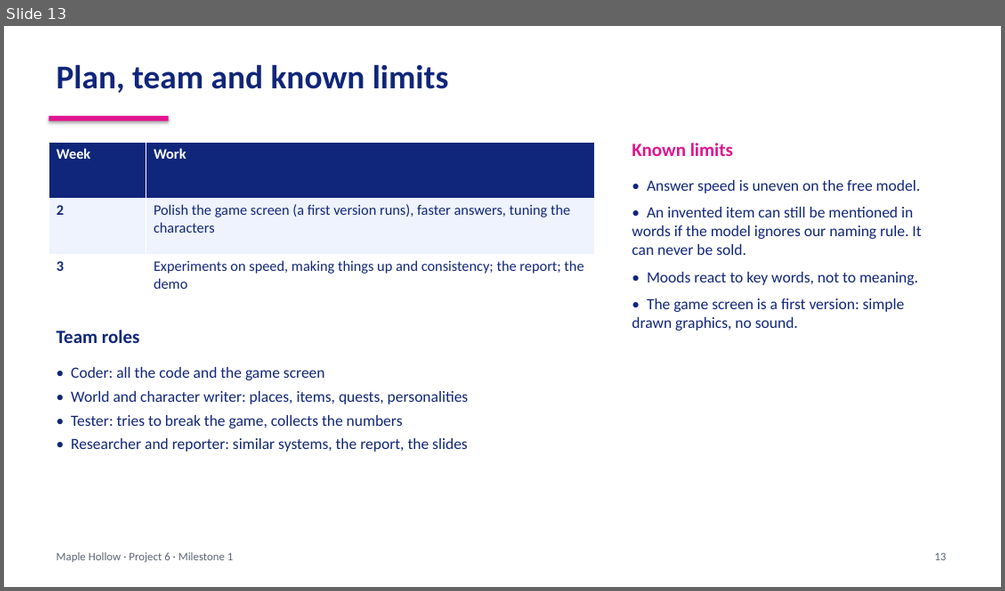
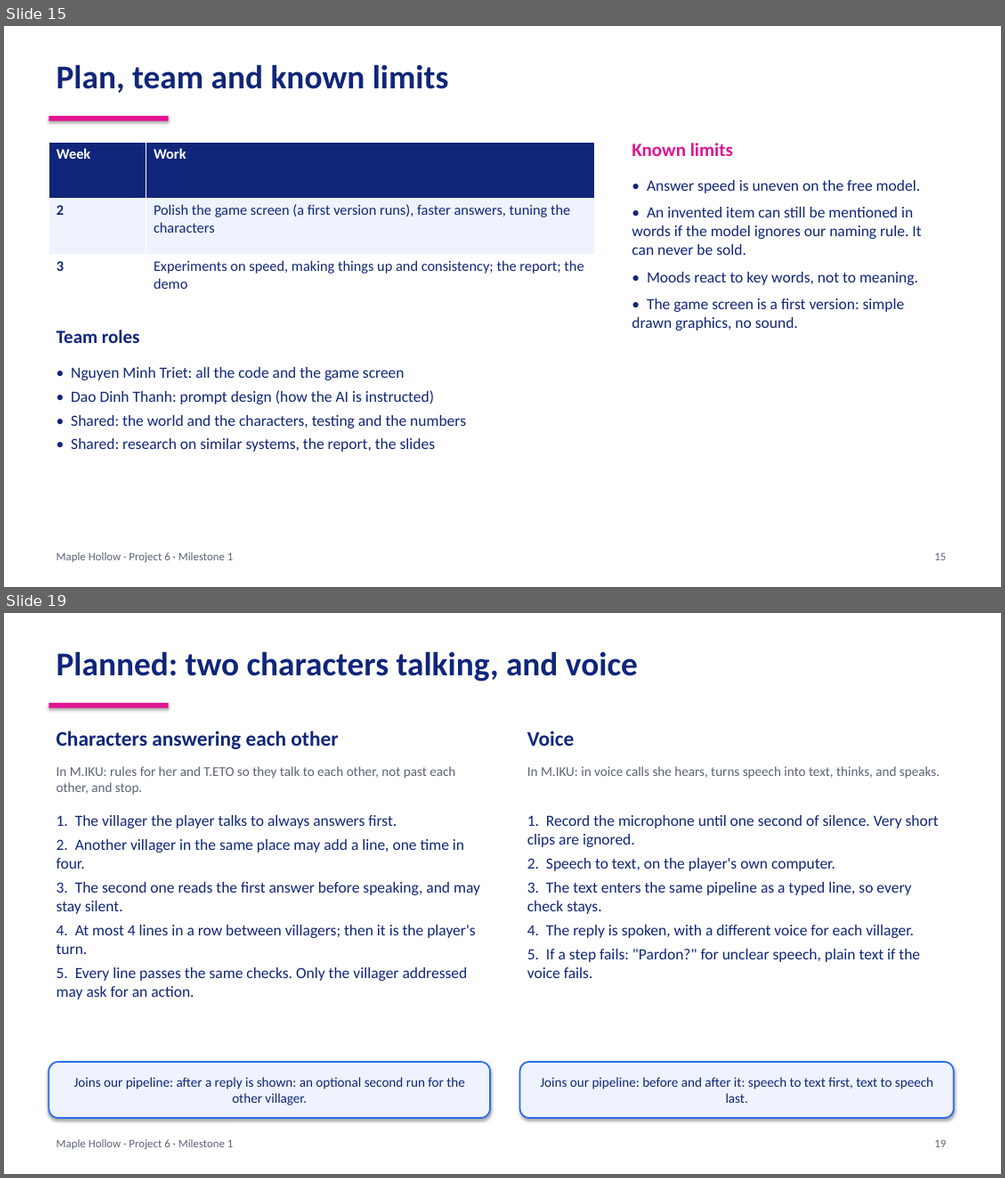
Before and after one commit to MakiseKirusu/Generative_AI_NPC_Dialogue_System, a slide deck: docs/Milestone1_slides.pptx. Shown one above the other, each under a label of ours: slide 13 before the commit, slides 15 and 19 after it; the slides between them are not shown. The pictures are 1005x591 and 1005x1178 pixels, drawn with LibreOffice and Linux fonts; fonts in the diff are those of the drawing. Boxes give left, top, right and bottom in pixels: in the first picture for what was removed or moved away, otherwise in the second. Text is boxed around its words. In the diff, an @@ line names an element or a change of style, - is before the commit and + after.

Commit message:
Update NPC dialogue system: new docs, slides, scenarios, and game/brain changes

```diff
--- a/docs/Milestone1_slides.pptx
+++ b/docs/Milestone1_slides.pptx
@@ slide 19 added at (x1=4, y1=613, x2=1001, y2=1174), background #FFFFFF @@
@@ text added at (x1=57, y1=651, x2=638, y2=682), 32 pt, text #10267A, bold @@
+Planned: two characters talking, and voice
@@ rectangle added at (x1=48, y1=703, x2=169, y2=708), fill #E0148F @@
@@ text added at (x1=57, y1=730, x2=338, y2=749), 20 pt, text #10267A, bold @@
+Characters answering each other
@@ text added at (x1=527, y1=730, x2=574, y2=746), 20 pt, text #10267A, bold @@
+Voice
@@ text added at (x1=57, y1=766, x2=455, y2=795), 13 pt, text #5B6475 @@
+In M.IKU: rules for her and T.ETO so they talk to each other, not past each other, and stop.
@@ text added at (x1=527, y1=766, x2=939, y2=779), 13 pt, text #5B6475 @@
+In M.IKU: in voice calls she hears, turns speech into text, thinks, and speaks.
@@ text added at (x1=57, y1=815, x2=480, y2=999), 15 pt, text #10267A @@
+1. The villager the player talks to always answers first.
+2. Another villager in the same place may add a line, one time in four.
+3. The second one reads the first answer before speaking, and may stay silent.
+4. At most 4 lines in a row between villagers; then it is the player's turn.
+5. Every line passes the same checks. Only the villager addressed may ask for an action.
@@ text added at (x1=527, y1=815, x2=938, y2=978), 15 pt, text #10267A @@
+1. Record the microphone until one second of silence. Very short clips are ignored.
+2. Speech to text, on the player's own computer.
+3. The text enters the same pipeline as a typed line, so every check stays.
+4. The reply is spoken, with a different voice for each villager.
+5. If a step fails: "Pardon?" for unclear speech, plain text if the voice fails.
@@ rounded rectangle added at (x1=48, y1=1062, x2=490, y2=1118), fill #EEF3FD, outline #2A6CF0 1.5 pt, 13 pt, text #10267A @@
+Joins our pipeline: after a reply is shown: an optional second run for the other villager.
@@ rounded rectangle added at (x1=520, y1=1062, x2=954, y2=1118), fill #EEF3FD, outline #2A6CF0 1.5 pt, 13 pt, text #10267A @@
+Joins our pipeline: before and after it: speech to text first, text to speech last.
@@ text added at (x1=57, y1=1139, x2=233, y2=1149), 11 pt, text #5B6475 @@
+Maple Hollow · Project 6 · Milestone 1
@@ text added at (x1=934, y1=1139, x2=946, y2=1147), 11 pt, text #5B6475 @@
+19
@@ what was slide 13 is now slide 15 @@
@@ slide 15 changed as well @@
@@ text at (x1=71, y1=367, x2=466, y2=451): text changed @@
-• Coder: all the code and the game screen
-• World and character writer: places, items, quests, personalities
-• Tester: tries to break the game, collects the numbers
-• Researcher and reporter: similar systems, the report, the slides
+• Nguyen Minh Triet: all the code and the game screen
+• Dao Dinh Thanh: prompt design (how the AI is instructed)
+• Shared: the world and the characters, testing and the numbers
+• Shared: research on similar systems, the report, the slides
@@ text at (x1=934, y1=553, x2=946, y2=560): text changed @@
-13
+15
```
Also in this commit, not shown: 10 other slides changed, 5 other slides added, 31 other files.
